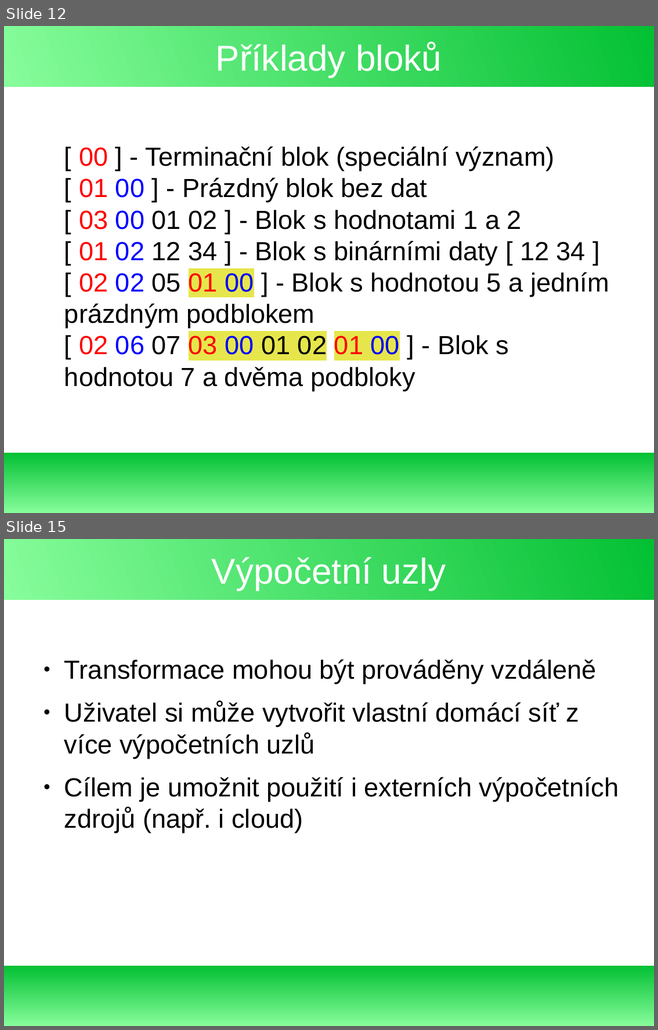
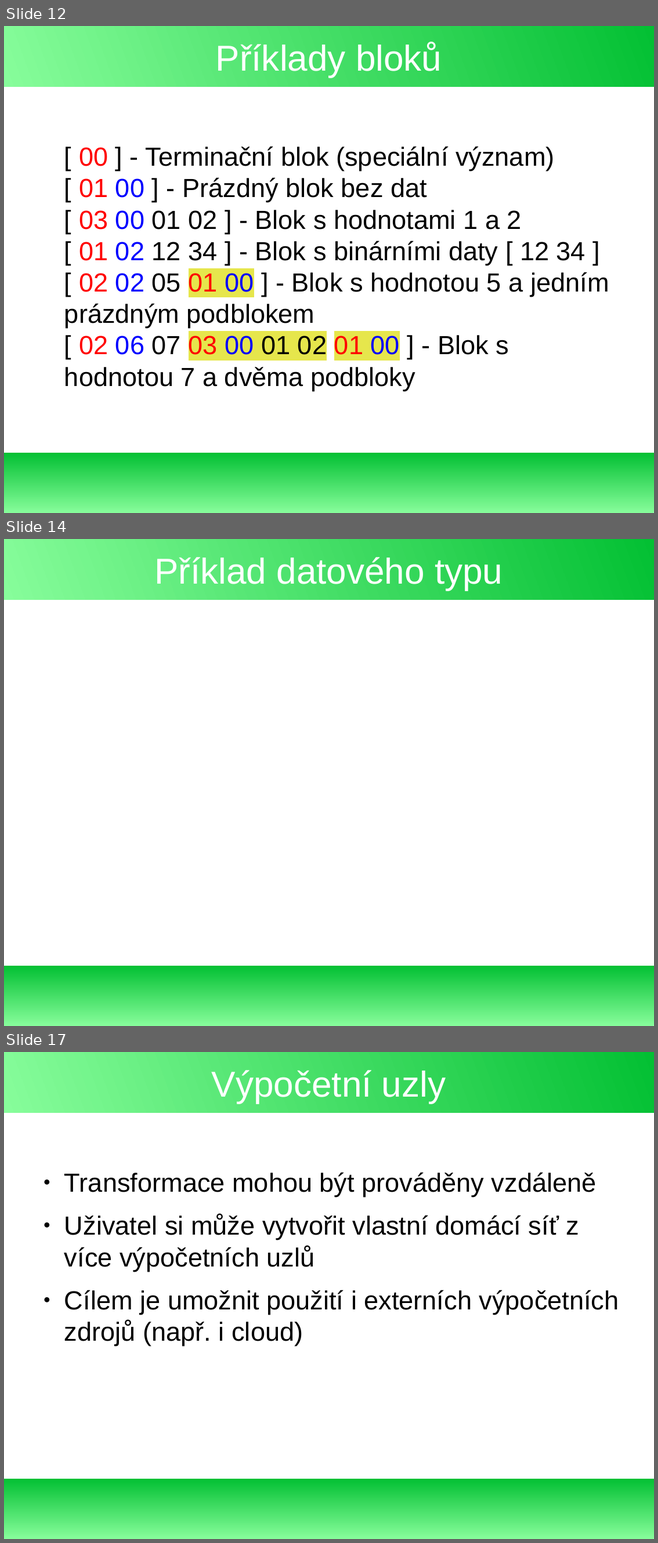
Before and after one commit to exbin/xbup-doc, a slide deck: presentation/binary_concept_cs_CZ.odp. Shown one above the other, each under a label of ours: slides 12 and 15 before the commit, slides 12, 14 and 17 after it; the slides between them are not shown. The pictures are 658x1030 and 658x1543 pixels, drawn with LibreOffice and Linux fonts; fonts in the diff are those of the drawing. Boxes give left, top, right and bottom in pixels: in the first picture for what was removed or moved away, otherwise in the second. Text is boxed around its words. In the diff, an @@ line names an element or a change of style, - is before the commit and + after.

```diff
--- a/presentation/binary_concept_cs_CZ.odp
+++ b/presentation/binary_concept_cs_CZ.odp
@@ slide 14 added at [4,539,654,1026], background #FFFFFF; not listed: 2 template elements that a slide beside it also shows @@
@@ title added at [154,557,502,590], 44 pt, text #FFFFFF @@
+Příklad datového typu
@@ what was slide 15 is now slide 17 @@
```
Also in this commit, not shown: 8 slides changed, 1 other slide added.
